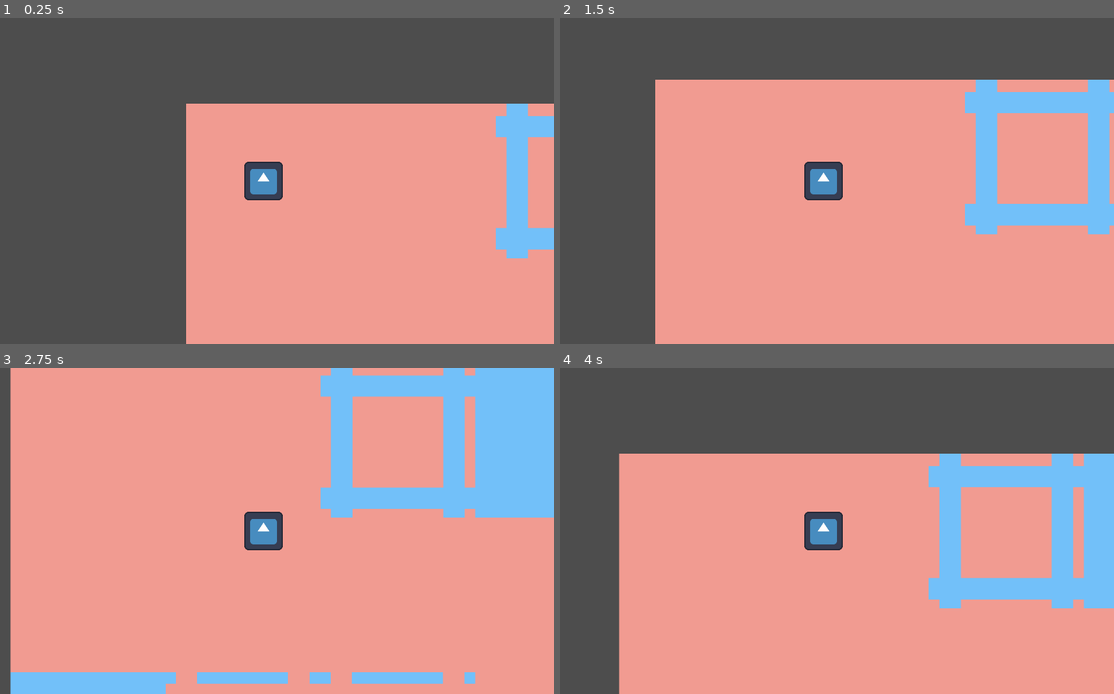
Above: before the commit, frames 1-4 (two rows, left to right).
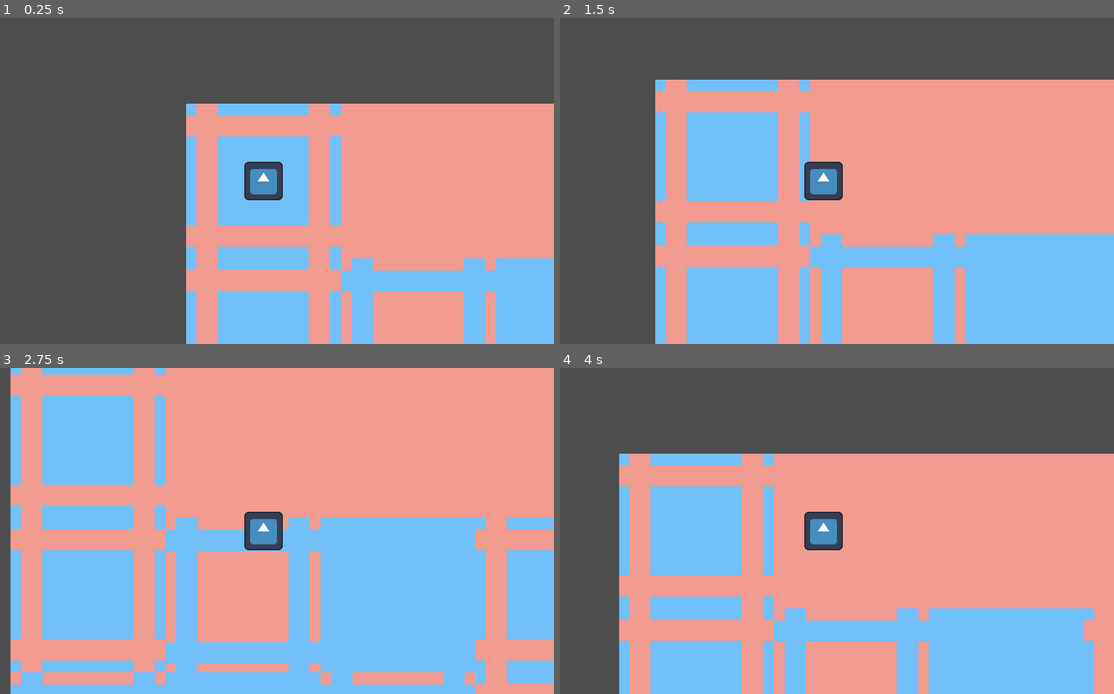
Above: after the commit, the same moments.

Repository: AnselmeDonato/hello_godot
Game: Godot game, scene res://main.tscn
Two runs of this game, one before a commit and one after it. Both use one fixed random seed, a clock stepped at 60 frames per second and the inputs below. The engine's default icon, where the game draws it, is replaced by a stand-in: a white triangle on a blue panel in a dark square.
Inputs:
- Up to frame 1 (0.25 s): no input
- Up to frame 2 (1.5 s): tap Enter at 0.5 s; hold D (right) 0.53-1.28 s; hold S (down) from 1.28 s (still down)
- Up to frame 3 (2.75 s): release S (down) at 2.03 s; hold D (right) from 2.03 s (still down)
- Up to frame 4 (4 s): release D (right) at 2.78 s; hold W (up) 2.78-3.53 s; hold A (left) from 3.53 s (still down)

The runs differ from the first frame. In frame 1, 19% of the frame differs, in the area x 33-100%, y 26-100%; in frame 2, 32%; in frame 3, 54%, in the area x 1-100%, y 0-100%; in frame 4, 31%.

Commit message:
using entropy to select tiles to collapse

Diff:
--- a/level/tile.gd
+++ b/level/tile.gd
@@ -16,8 +16,8 @@
 
 # ================== Functions ================== #
 
-func get_possible_tiles():
-	return possible_tiles
+func get_entropy():
+	return possible_tiles.size()
 
 
 
@@ -27,7 +27,7 @@
 
 
 func is_collapsed():
-	if possible_tiles.size() == 1:
+	if get_entropy() == 1:
 		return true
 	return false
 
@@ -71,14 +71,12 @@
 
 
 func collapse():
-	print('here')
 	var rng = RandomNumberGenerator.new()
 	var possible_tile_names = possible_tiles.keys()
 	var collapsed_tile_name = possible_tile_names[rng.randi_range(0, possible_tile_names.size() - 1)]
 	var collapsed_tile = tiles_rules[collapsed_tile_name]
 
 	possible_tiles = {collapsed_tile_name: collapsed_tile}
-	print(possible_tiles.size())
 
 
 
--- a/main.gd
+++ b/main.gd
@@ -6,14 +6,10 @@
 
 const FORMAT_TEXTURE_PATH = "res://level/assets/%s"
 
-const RED_TILE_INT = 0
-const BLUE_TILE_INT = 1
-
 const TILE_DIMENSION = 512
 const GRID_DIMENSTION = 10
 
 var grid = []
-var tiles_to_collapse_position = []
 
 # ================== Functions ================== #
 
@@ -25,18 +21,43 @@
 			var tile = tile_scene.instantiate()
 			row.append(tile)
 
-			tiles_to_collapse_position.append([x, y])
 		grid.append(row)
 
+func smallest_entropy_tile_in_grid():
+	var smallest_entropy_tile
+	var smallest_entropy = 99999
+
+	for y in range(grid.size()):
+		for x in range(grid[0].size()):
+			var tile = grid[y][x]
+
+			if tile.is_collapsed():
+				continue
+
+			var entropy = tile.get_entropy()
+			if entropy < smallest_entropy:
+				smallest_entropy_tile = tile
+				smallest_entropy = entropy
+
+	return smallest_entropy_tile
+
+func grid_is_collapsed():
+	for y in range(grid.size()):
+		for x in range(grid[0].size()):
+			if not grid[y][x].is_collapsed():
+				return false
+
+	return true
 
 func collapse_grid():
-	var rng = RandomNumberGenerator.new()
-
-	while tiles_to_collapse_position.size() > 0:
-		var tile_position = tiles_to_collapse_position.pop_at(rng.randi_range(0, tiles_to_collapse_position.size() - 1))
-		var tile = grid[tile_position[0]][tile_position[1]]
-		tile.collapse()
-		grid[tile_position[0]][tile_position[1]] = tile
+	var failsafe = 0
+	while not grid_is_collapsed():
+		var tile_to_collapse = smallest_entropy_tile_in_grid()
+		tile_to_collapse.collapse()
+		failsafe += 1
+		if failsafe == 10000:
+			print('HELP')
+			return 1
 
 func show_grid():
 	for y in range(grid.size()):
Not shown, changed: level/assets/.DS_Store
